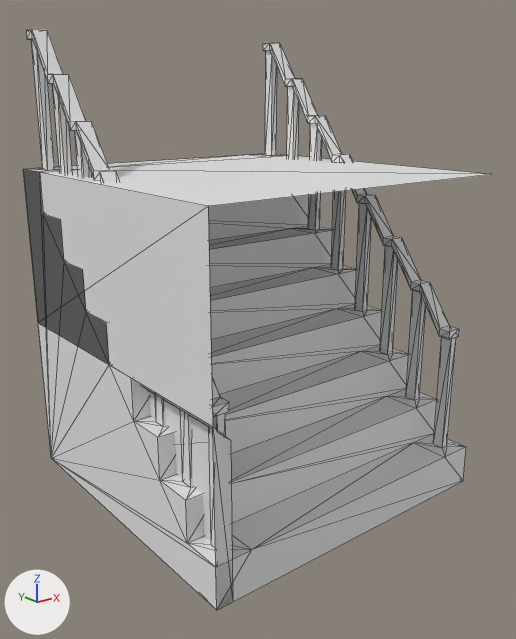
The glTF model Assets/3DObjects/BuildingParts/Stairs.glb as it was, and as the next commit left it.
Both versions are drawn from a camera (50 mm lens) standing at (-5.38, -6.88, 4.87) and looking at (-0.04, -0.21, 2.2). Every picture has the same lights, and +X, +Y and +Z are marked at lower left. Mesh edges are drawn as thin lines. Objects named as collision shapes, trigger or cutter boxes, shadow casters or lower levels of detail are left out. Where no turn or scale is listed for an object, it has been applied to the vertices.

Names of what the first picture shows: 'Cube', 'FloorCeiling', 'Wall'.
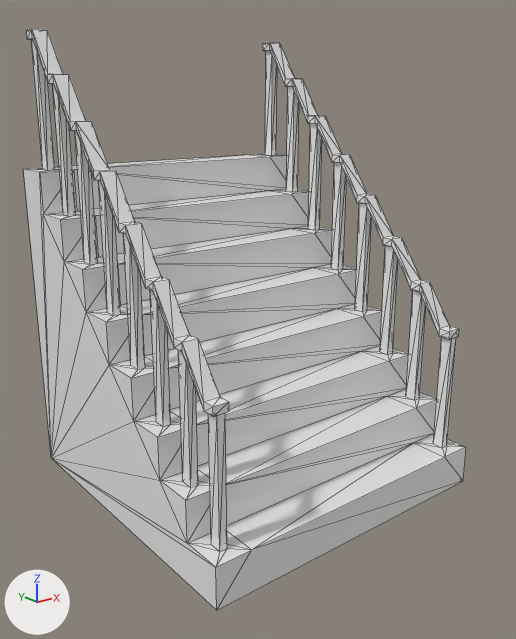
The change, as a diff of the scene's bpy script:
```diff
--- a/Assets/3DObjects/BuildingParts/Stairs.glb.py
+++ b/Assets/3DObjects/BuildingParts/Stairs.glb.py
@@ ob_floorceiling @@
-ob_floorceiling = bpy.data.objects.new('FloorCeiling', me_plane)
-ob_floorceiling.location = (0.0, 0.0, 0.0)
@@ ob_wall @@
-ob_wall = bpy.data.objects.new('Wall', me_plane_001)
-ob_wall.location = (0.0, 0.0, 0.0)
```

What differs and where, as boxes [x1, y1, x2, y2] in the pictures (516 x 639 px):
'Wall', deleted
    before: [24, 169, 233, 610]
'FloorCeiling', deleted
    before: [26, 156, 490, 206]
